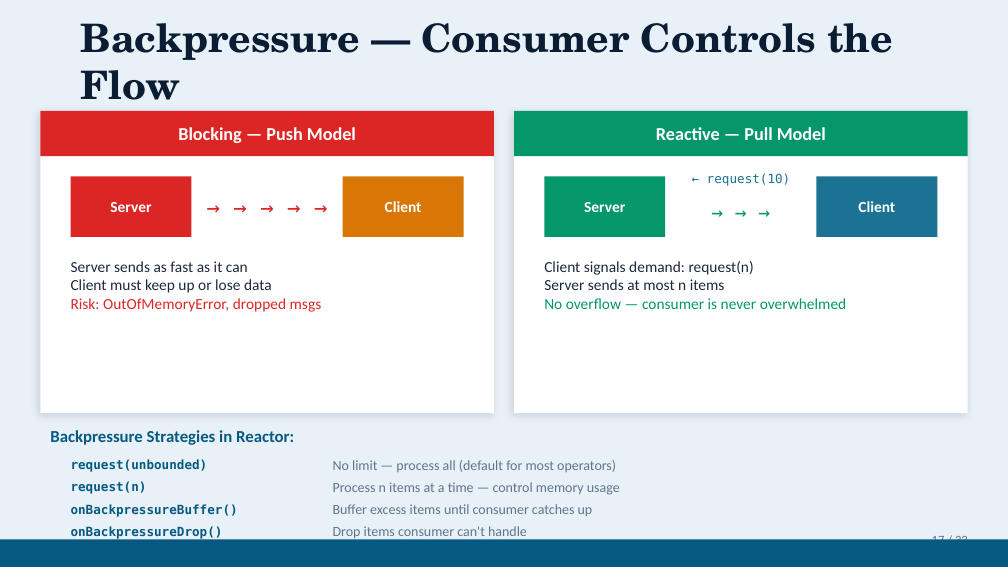
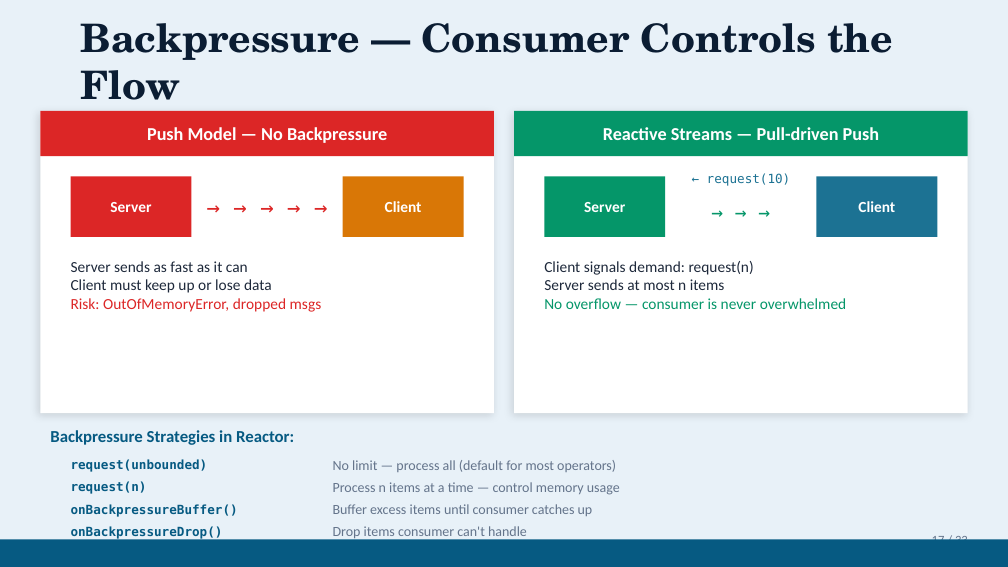
Before and after one commit to gitkoyot/reactor-presentation, a slide deck: slide 17 of WebFlux-Reactive-vs-Blocking.pptx. Drawn at 1008x567 pixels with LibreOffice and Linux fonts; fonts in the diff are those of the drawing. Boxes give left, top, right and bottom in pixels: in the first picture for what was removed or moved away, otherwise in the second. Text is boxed around its words. In the diff, an @@ line names an element or a change of style, - is before the commit and + after.

```diff
--- a/WebFlux-Reactive-vs-Blocking.pptx
+++ b/WebFlux-Reactive-vs-Blocking.pptx
@@ text at (147,127,387,143): text changed @@
-Blocking — Push Model
+Push Model — No Backpressure
@@ text at (603,127,879,140): text changed @@
-Reactive — Pull Model
+Reactive Streams — Pull-driven Push
```
Also in this commit, not shown: 8 other slides changed, 1 other file.
